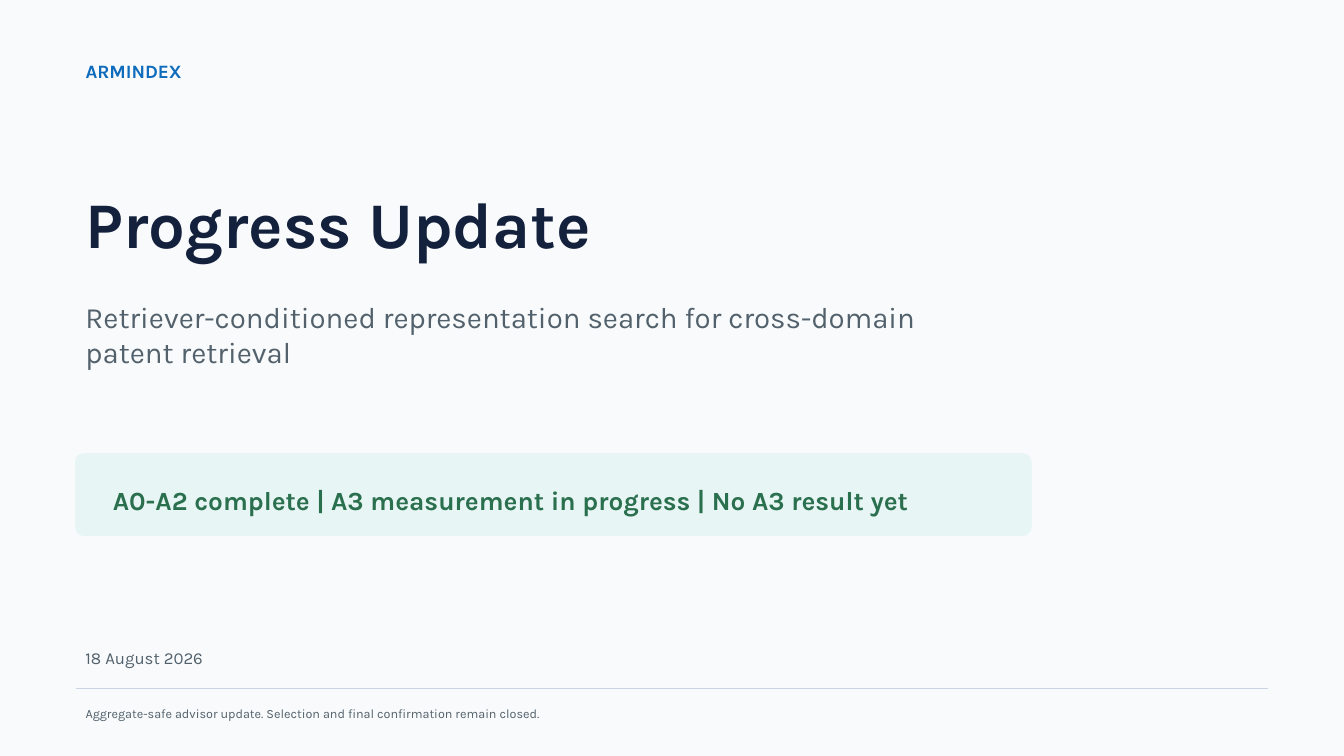
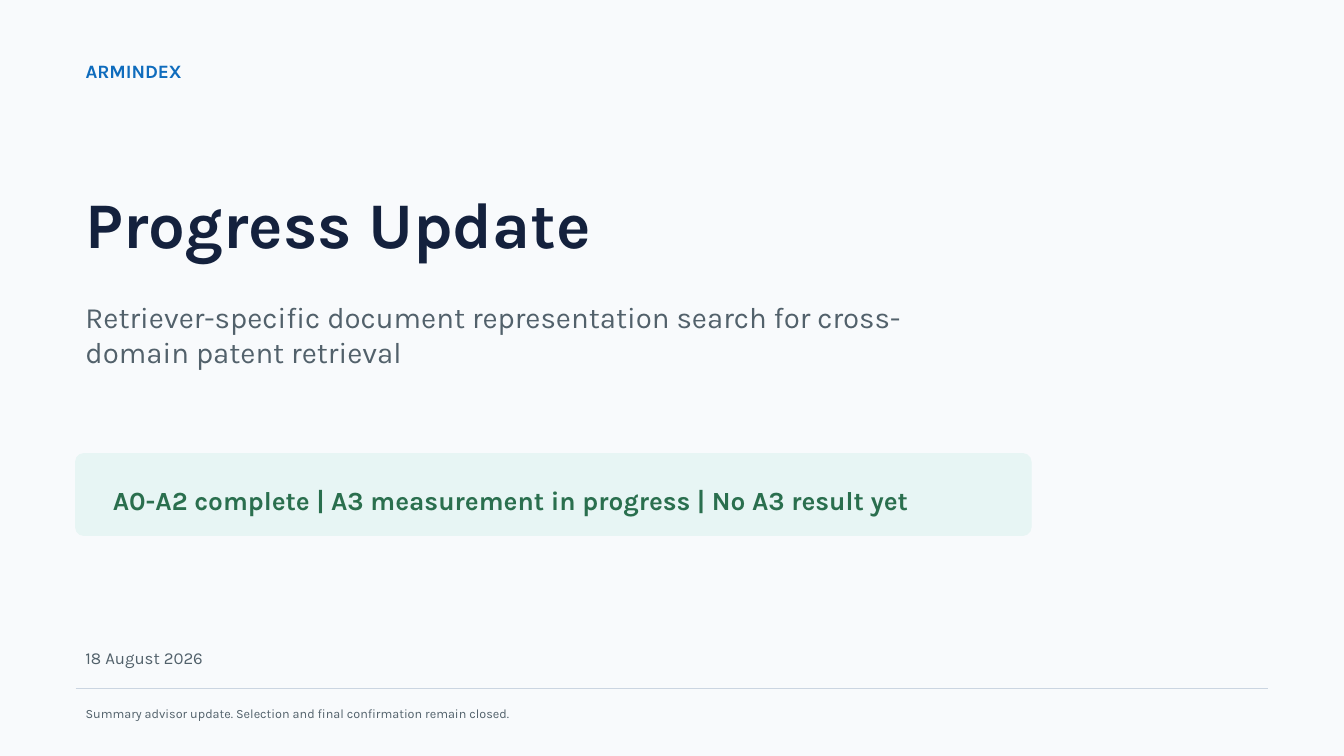
Before and after one commit to siriponsri/myIS, a slide deck: slide 1 of docs/presentation/progress/ArmIndex_Progress_A0_A3_2026-08-18.pptx. Drawn at 1344x756 pixels with LibreOffice and Linux fonts; fonts in the diff are those of the drawing. Boxes give left, top, right and bottom in pixels: in the first picture for what was removed or moved away, otherwise in the second. Text is boxed around its words. In the diff, an @@ line names an element or a change of style, - is before the commit and + after.

```diff
--- a/docs/presentation/progress/ArmIndex_Progress_A0_A3_2026-08-18.pptx
+++ b/docs/presentation/progress/ArmIndex_Progress_A0_A3_2026-08-18.pptx
@@ text at <box>85,308,900,370</box>: text changed @@
-Retriever-conditioned representation search for cross-domain patent retrieval
+Retriever-specific document representation search for cross-domain patent retrieval
@@ text at <box>86,709,509,721</box>: text changed @@
-Aggregate-safe advisor update. Selection and final confirmation remain closed.
+Summary advisor update. Selection and final confirmation remain closed.
```
Also in this commit, not shown: 4 other slides changed, 5 other files.
